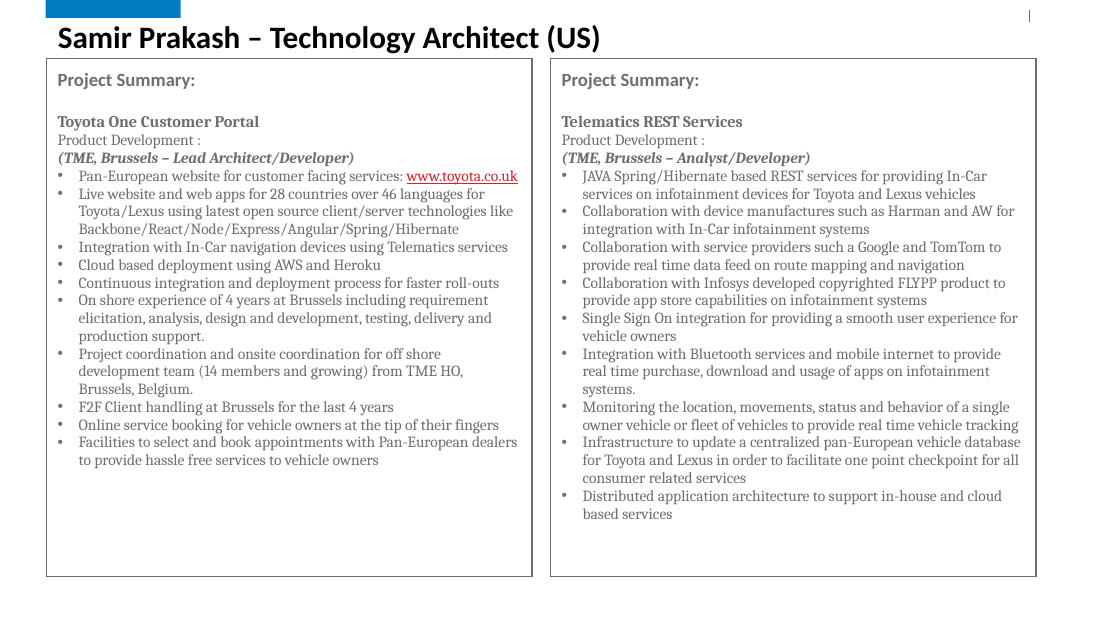
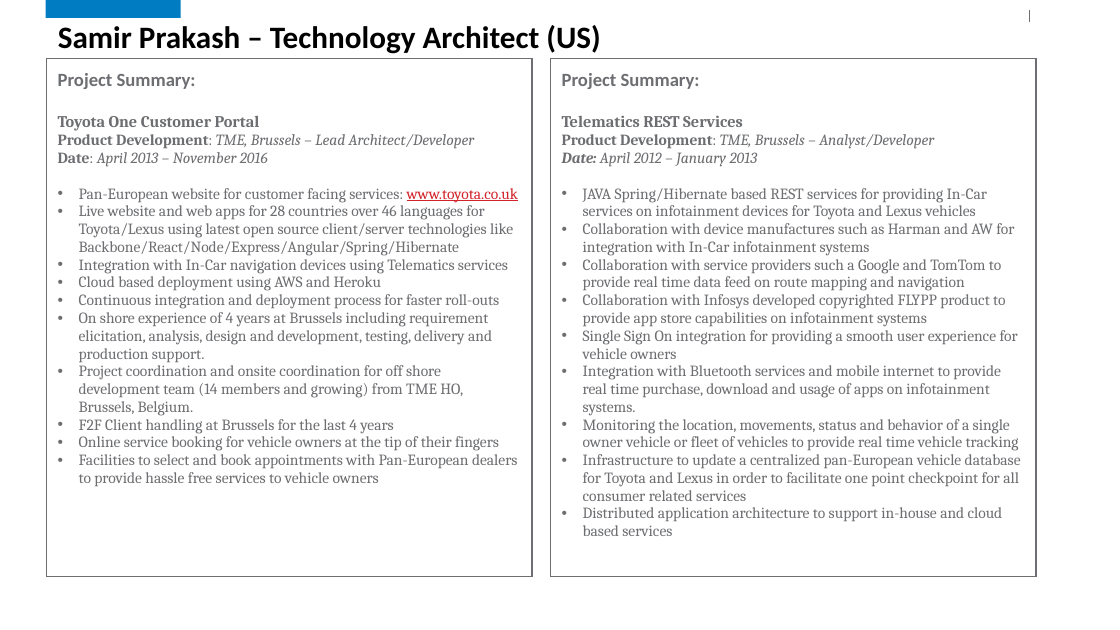
Before and after one commit to samirprakash/resumes, a slide deck: slide 3 of Samir_Prakash.pptx. Drawn at 1120x630 pixels with LibreOffice and Linux fonts; fonts in the diff are those of the drawing; background and template pictures are left out. Boxes give left, top, right and bottom in pixels: in the first picture for what was removed or moved away, otherwise in the second. Text is boxed around its words. In the diff, an @@ line names an element or a change of style, - is before the commit and + after.

```diff
--- a/Samir_Prakash.pptx
+++ b/Samir_Prakash.pptx
@@ text in rectangle at (58,134,474,167): text changed; bold off @@
-Product Development :
-(TME, Brussels – Lead Architect/Developer)
+Product Development: TME, Brussels – Lead Architect/Developer
+Date: April 2013 – November 2016
@@ text in rectangle at (562,134,934,167): text changed; bold off @@
-Product Development :
-(TME, Brussels – Analyst/Developer)
+Product Development: TME, Brussels – Analyst/Developer
+Date: April 2012 – January 2013
```
Also in this commit, not shown: 1 other slide changed, 1 slide added.
